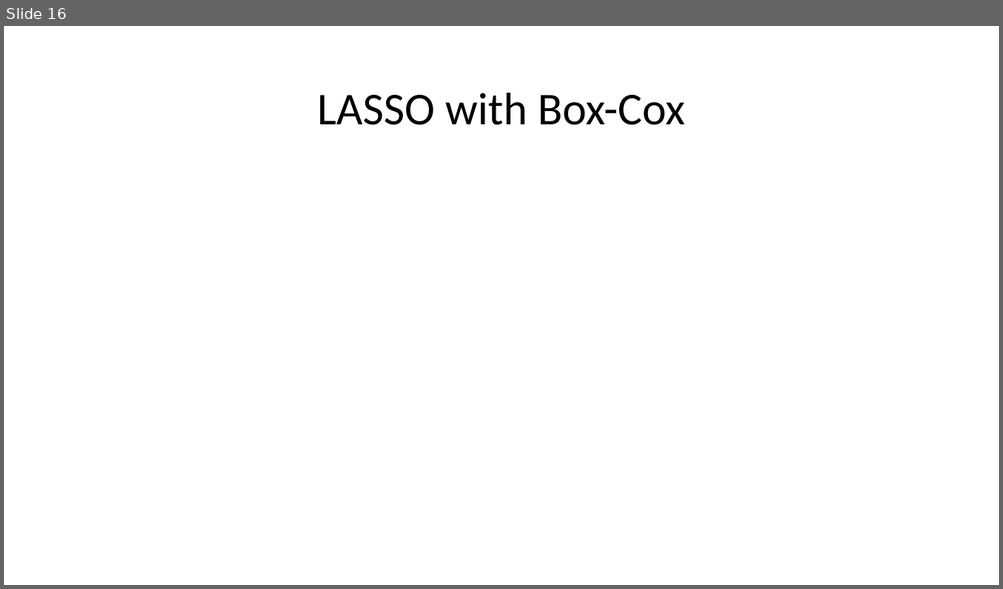
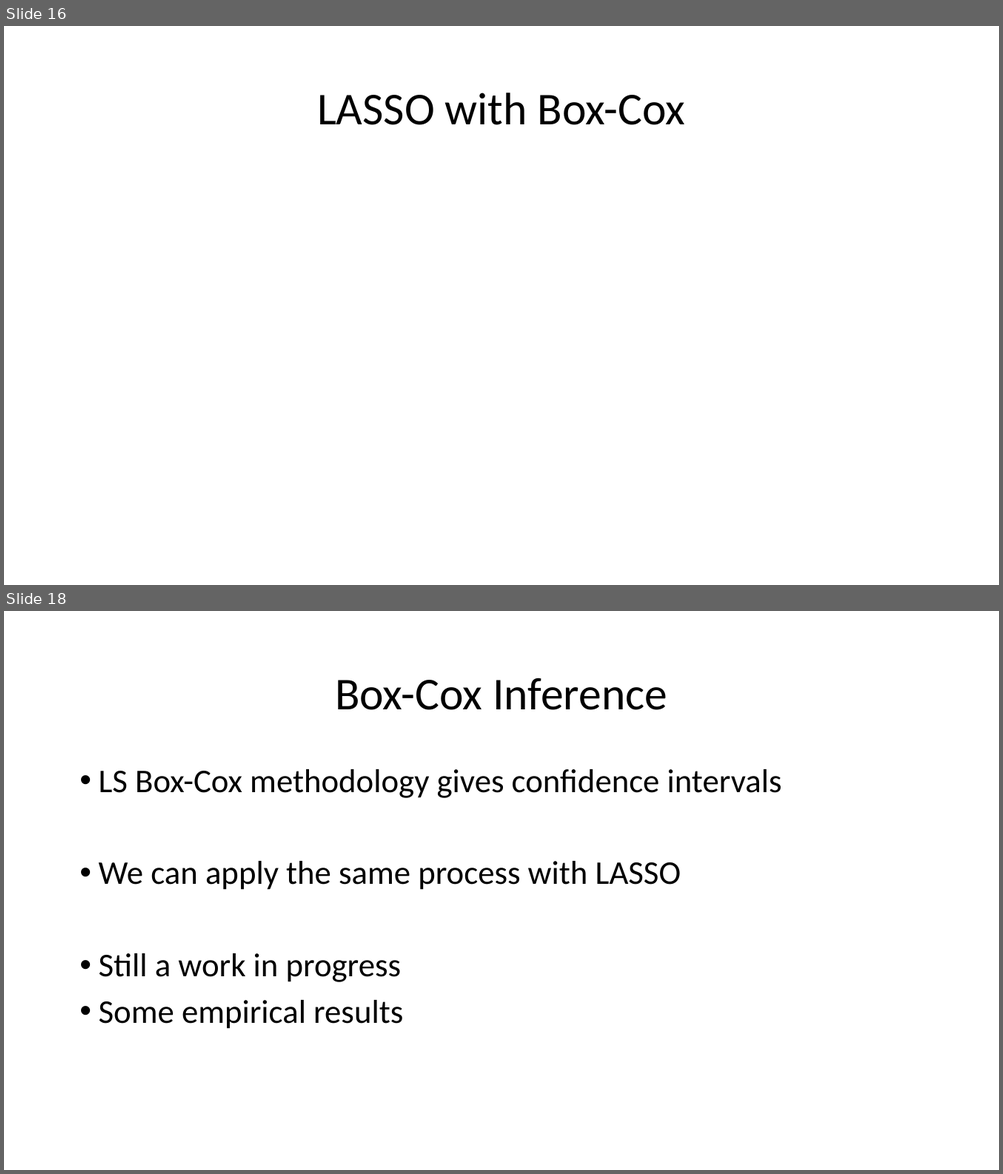
Before and after one commit to wruth1/HD_Box-Cox, a slide deck: Presentations/JSM 2020.pptx. Shown one above the other, each under a label of ours: slide 16 before the commit, slides 16 and 18 after it; the slides between them are not shown. The pictures are 1003x589 and 1003x1174 pixels, drawn with LibreOffice and Linux fonts; fonts in the diff are those of the drawing; grey boxes stand for pictures. Boxes give left, top, right and bottom in pixels: in the first picture for what was removed or moved away, otherwise in the second. Text is boxed around its words. In the diff, an @@ line names an element or a change of style, - is before the commit and + after.

Commit message:
Update presentation and LS CI code

```diff
--- a/Presentations/JSM 2020.pptx
+++ b/Presentations/JSM 2020.pptx
@@ slide 18 added at <box>4,611,999,1170</box>, background #FFFFFF @@
@@ title added at <box>335,678,667,710</box>, 44 pt, text #000000 @@
+Box-Cox Inference
@@ text added at <box>99,769,782,1029</box>, 32 pt, text #000000 @@
+• LS Box-Cox methodology gives confidence intervals
+• We can apply the same process with LASSO
+• Still a work in progress
+• Some empirical results
```
Also in this commit, not shown: 3 other slides added, 14 other files.
